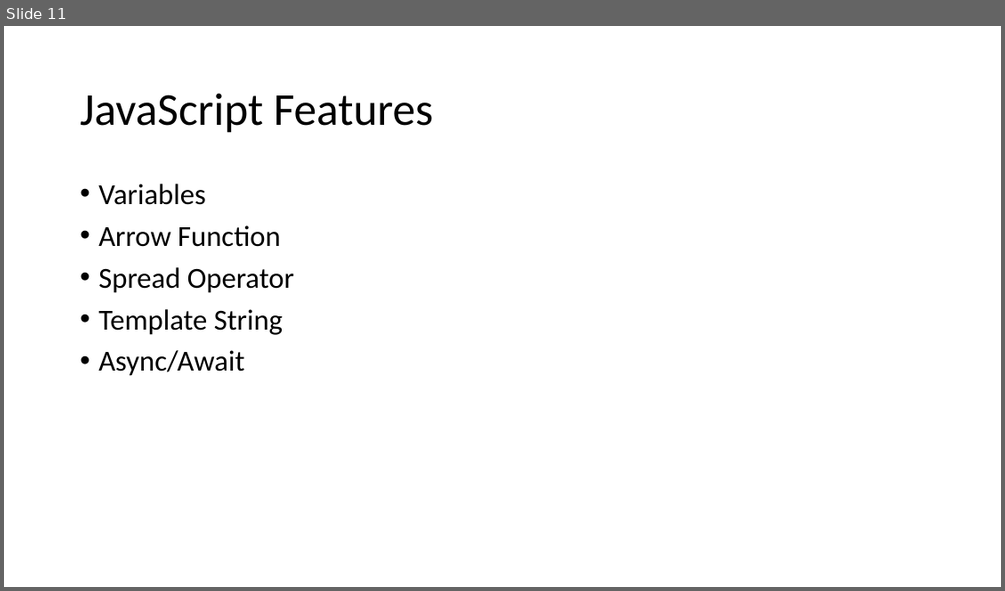
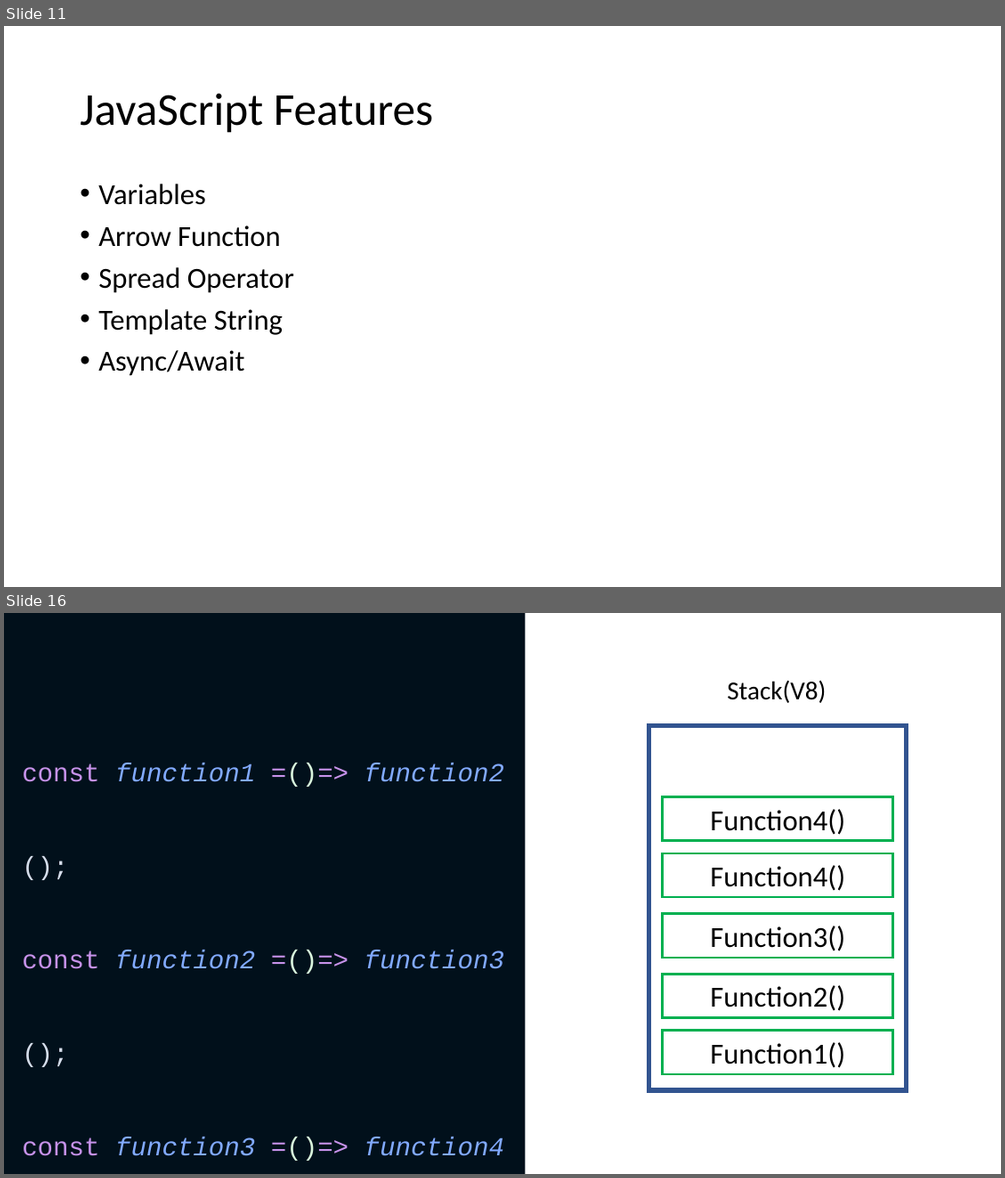
Before and after one commit to germankuber/NodeJs-Workshop, a slide deck: Presentation.pptx. Shown one above the other, each under a label of ours: slide 11 before the commit, slides 11 and 16 after it; the slides between them are not shown. The pictures are 1005x591 and 1005x1178 pixels, drawn with LibreOffice and Linux fonts; fonts in the diff are those of the drawing. Boxes give left, top, right and bottom in pixels: in the first picture for what was removed or moved away, otherwise in the second. Text is boxed around its words. In the diff, an @@ line names an element or a change of style, - is before the commit and + after.

```diff
--- a/Presentation.pptx
+++ b/Presentation.pptx
@@ slide 16 added at bbox=[4, 613, 1001, 1174], background #FFFFFF @@
@@ rectangle added at bbox=[4, 613, 526, 1174], fill #01101B @@
@@ text added at bbox=[727, 681, 825, 703], 25 pt, text #000000 @@
+Stack(V8)
@@ rectangle added at bbox=[648, 726, 906, 1090], fill #FFFFFF, outline #325491 4.5 pt @@
@@ text added at bbox=[22, 763, 504, 1156], 25 pt, text #82AAFF, italic @@
+const function1 =()=> function2();
+const function2 =()=> function3();
+const function3 =()=> function4();
@@ rectangle added at bbox=[663, 797, 893, 841], fill #FFFFFF, outline #00B050 2.25 pt, 28 pt, text #000000 @@
+Function4()
@@ rectangle added at bbox=[663, 853, 893, 897], fill #FFFFFF, outline #00B050 2.25 pt, 28 pt, text #000000 @@
+Function4()
@@ rectangle added at bbox=[663, 914, 893, 957], fill #FFFFFF, outline #00B050 2.25 pt, 28 pt, text #000000 @@
+Function3()
@@ rectangle added at bbox=[663, 973, 893, 1018], fill #FFFFFF, outline #00B050 2.25 pt, 28 pt, text #000000 @@
+Function2()
@@ rectangle added at bbox=[663, 1030, 893, 1074], fill #FFFFFF, outline #00B050 2.25 pt, 28 pt, text #000000 @@
+Function1()
```
Also in this commit, not shown: 7 other slides added, 3 other files.
